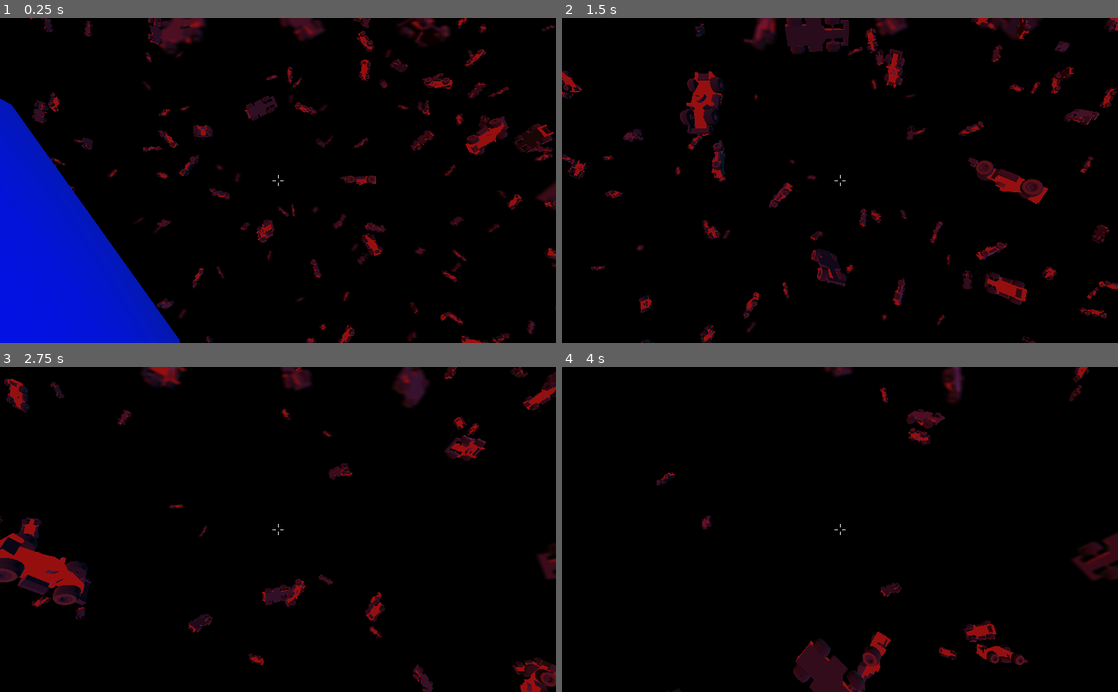
Above: before the commit, frames 1-4 (two rows, left to right).
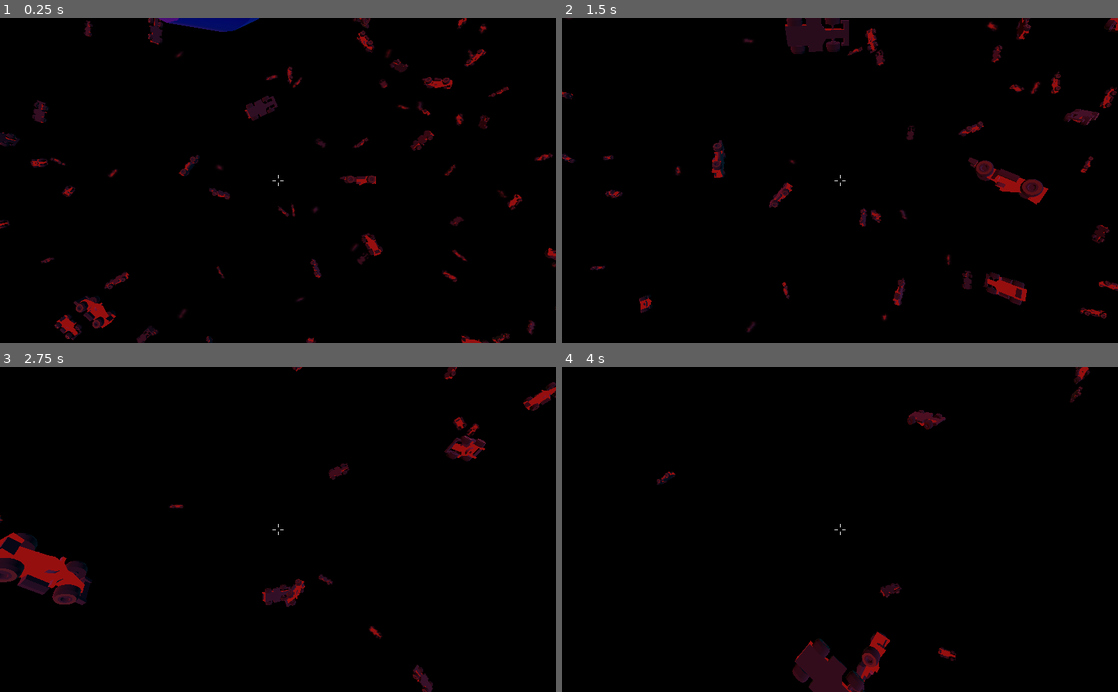
Above: after the commit, the same moments.

Repository: kiwily/game-jam-brackeys-2022
Game: Godot game, scene res://worlds/world-1/world.tscn
Same seed, same stepped clock (60 frames per second), same inputs: the game is played once before the commit and once after it.
Inputs (mouse positions are in pixels of both pictures, inside the frame that each line leads up to):
- Up to frame 1 (0.25 s): no input
- Up to frame 2 (1.5 s): move the mouse to (867, 180) at 0.52 s; hold W (forward) from 0.53 s (still down); click (867, 180) at 0.6 s; move the mouse to (812, 180) at 1.27 s; click (812, 180) at 1.35 s
- Up to frame 3 (2.75 s): keep holding W (forward); move the mouse to (289, 523) at 2.02 s; click (289, 523) at 2.1 s
- Up to frame 4 (4 s): keep holding W (forward); move the mouse to (834, 536) at 2.77 s; click (834, 536) at 2.85 s; move the mouse to (878, 532) at 3.52 s; click (878, 532) at 3.6 s

The runs differ from the first frame. In frame 1, 17% of the frame differs, in the area x 0-100%, y 0-100%; in frame 2, 4.0%; in frame 3, 3.3%; in frame 4, 2.3%.

Commit message:
Add cars!

Diff:
--- a/project/autoloads/scene-manager.gd
+++ b/project/autoloads/scene-manager.gd
@@ -9,7 +9,7 @@
 		return
 	set_process(true)
 
-func _process(delta):
+func _process(_delta):
 	if loader == null:
 		set_process(false)
 		return
@@ -19,6 +19,7 @@
 	if err == ERR_FILE_EOF: # Finished loading
 		var resource : Resource = loader.get_resource()
 		loader = null
+# warning-ignore:return_value_discarded
 		get_tree().change_scene_to(resource)
 	elif err == OK:
 		print('Scene is loading ...')
--- a/project/player/player.gd
+++ b/project/player/player.gd
@@ -36,9 +36,8 @@
 		input_movement_vector.x -= 1
 	input_movement_vector = input_movement_vector.normalized()
 
-	var camera_xform : Transform = camera.global_transform
-	direction += - camera_xform.basis.z * input_movement_vector.y
-	direction += camera_xform.basis.x * input_movement_vector.x
+	direction += - global_transform.basis.z * input_movement_vector.y
+	direction += global_transform.basis.x * input_movement_vector.x
 
 	if Input.is_action_just_pressed("ui_cancel"):
 		if Input.get_mouse_mode() == Input.MOUSE_MODE_VISIBLE:
@@ -70,5 +69,5 @@
 				collider.destroy()
 
 	if event is InputEventMouseMotion and Input.get_mouse_mode() == Input.MOUSE_MODE_CAPTURED:
-		camera.rotate_x(deg2rad(event.relative.y * mouse_sensitivity * -1))
-		rotate_y(deg2rad(event.relative.x * mouse_sensitivity * -1))
+		rotate_object_local(Vector3(0, 1, 0), deg2rad(event.relative.x * mouse_sensitivity * -1))
+		rotate_object_local(Vector3(1, 0, 0), deg2rad(event.relative.y * mouse_sensitivity * -1))
--- a/project/worlds/world-1/world.tscn
+++ b/project/worlds/world-1/world.tscn
@@ -48,24 +48,27 @@
 
 [node name="Near" parent="Unreals" instance=ExtResource( 2 )]
 object_scene = ExtResource( 1 )
+number_of_target = 500
 
 [node name="Medium" parent="Unreals" instance=ExtResource( 2 )]
 object_scene = ExtResource( 1 )
-object_scale = 25.0
-number_of_target = 50
-minimum_rayon = Vector3( 180, 180, 180 )
-maximum_rayon = Vector3( 220, 220, 220 )
+object_scale = 100.0
+number_of_target = 10
+maximum_spawn_distance = Vector3( 100, 100, 100 )
+minimum_rayon = Vector3( 400, 400, 400 )
+maximum_rayon = Vector3( 600, 600, 600 )
 maximum_rotation_velocity = 0.2
 maximum_velocity = 0.04
 
 [node name="Far" parent="Unreals" instance=ExtResource( 2 )]
 object_scene = ExtResource( 1 )
-object_scale = 500.0
-number_of_target = 2
-minimum_rayon = Vector3( 480, 480, 480 )
-maximum_rayon = Vector3( 520, 520, 520 )
+object_scale = 1000.0
+number_of_target = 1
+maximum_spawn_distance = Vector3( 100, 100, 100 )
+minimum_rayon = Vector3( 900, 900, 900 )
+maximum_rayon = Vector3( 1100, 1100, 1100 )
 maximum_rotation_velocity = 0.01
-maximum_velocity = 20.0
+maximum_velocity = 50.0
 
 [node name="Target" parent="." instance=ExtResource( 7 )]
 
